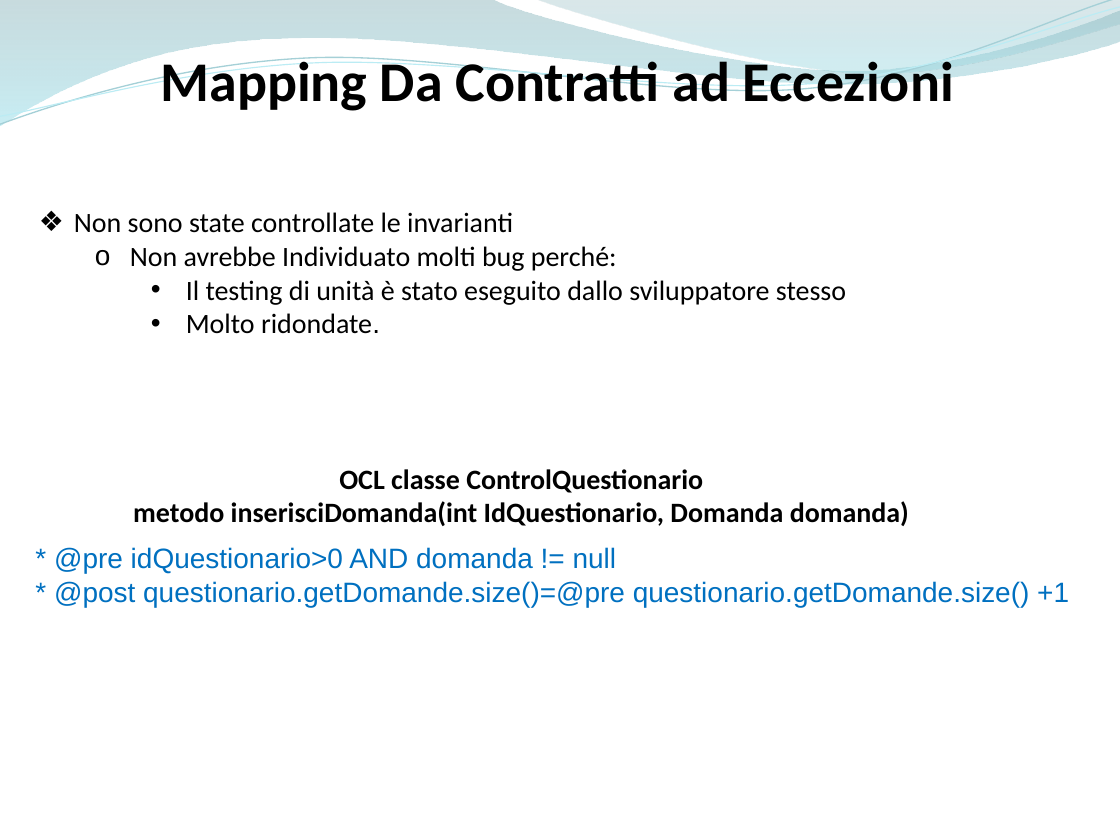
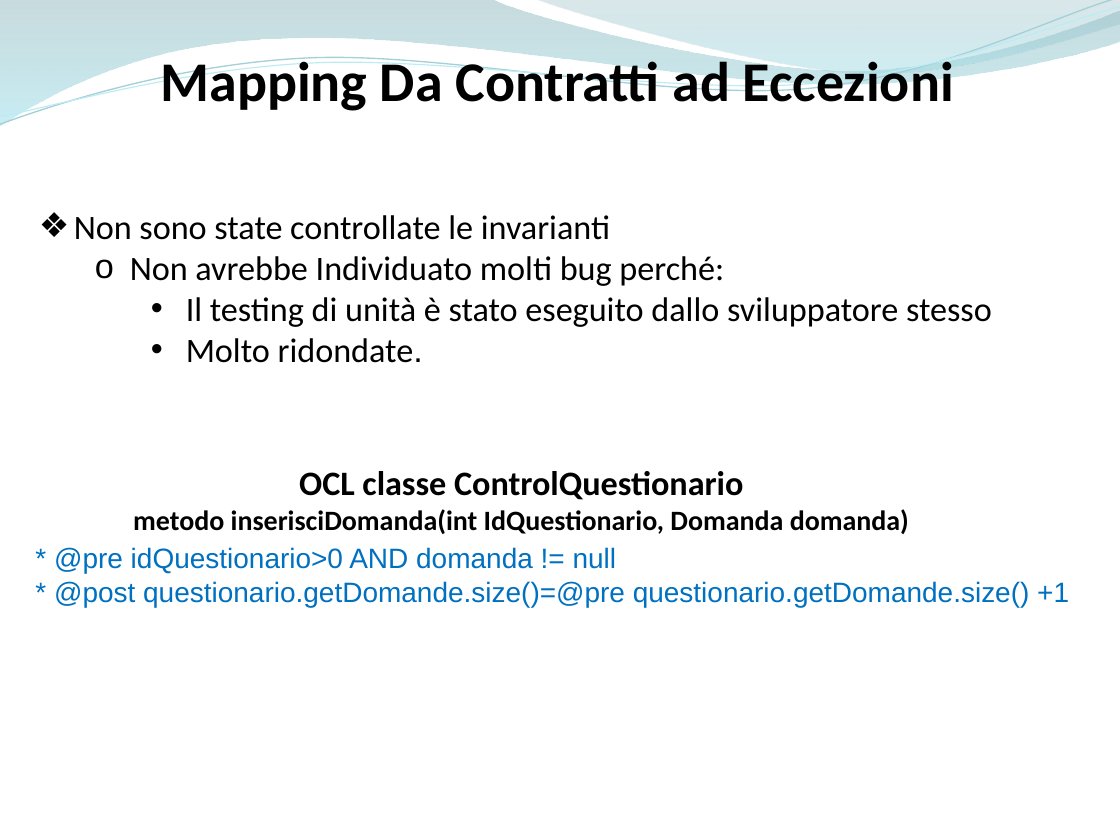
Before and after one commit to ammirate/at-silo, a slide deck: slide 27 of Presentazione/Atsilo3/Atsilo_H_PresentazioneFinale.pptx (slide 28 before the commit). Drawn at 1120x840 pixels with LibreOffice and Linux fonts; fonts in the diff are those of the drawing. Boxes give left, top, right and bottom in pixels: in the first picture for what was removed or moved away, otherwise in the second. Text is boxed around its words. In the diff, an @@ line names an element or a change of style, - is before the commit and + after.

```diff
--- a/Presentazione/Atsilo3/Atsilo_H_PresentazioneFinale.pptx
+++ b/Presentazione/Atsilo3/Atsilo_H_PresentazioneFinale.pptx
@@ text "Non sono state controllate le ..." at [74, 215, 992, 363]: size 18 to 22 pt @@
@@ text at [299, 471, 743, 500]: size 18 to 22 pt in "OCL classe ControlQuestionario" @@
```
Also in this commit, not shown: 27 other slides changed, 1 slide added, 1 slide removed, 4 other files.
